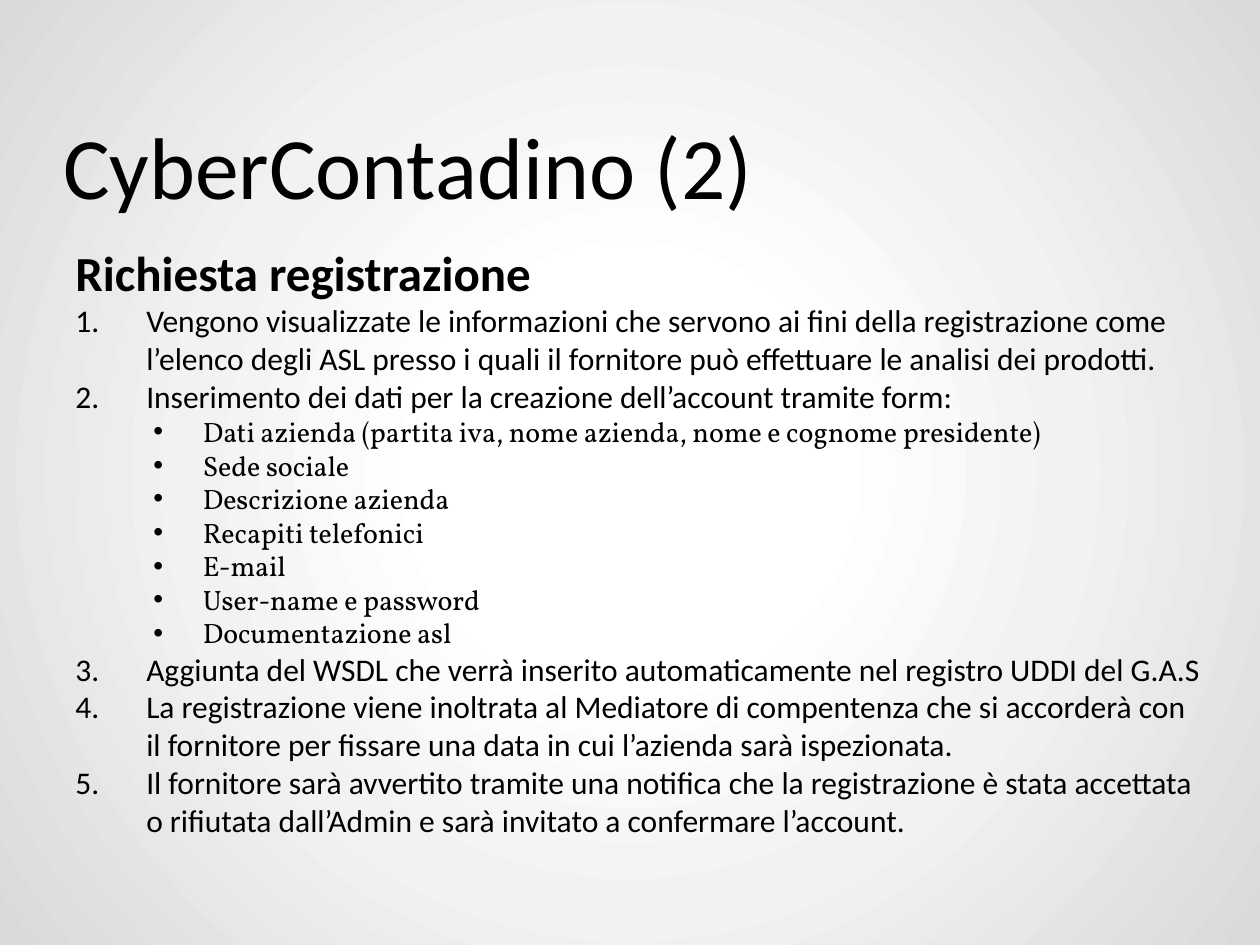
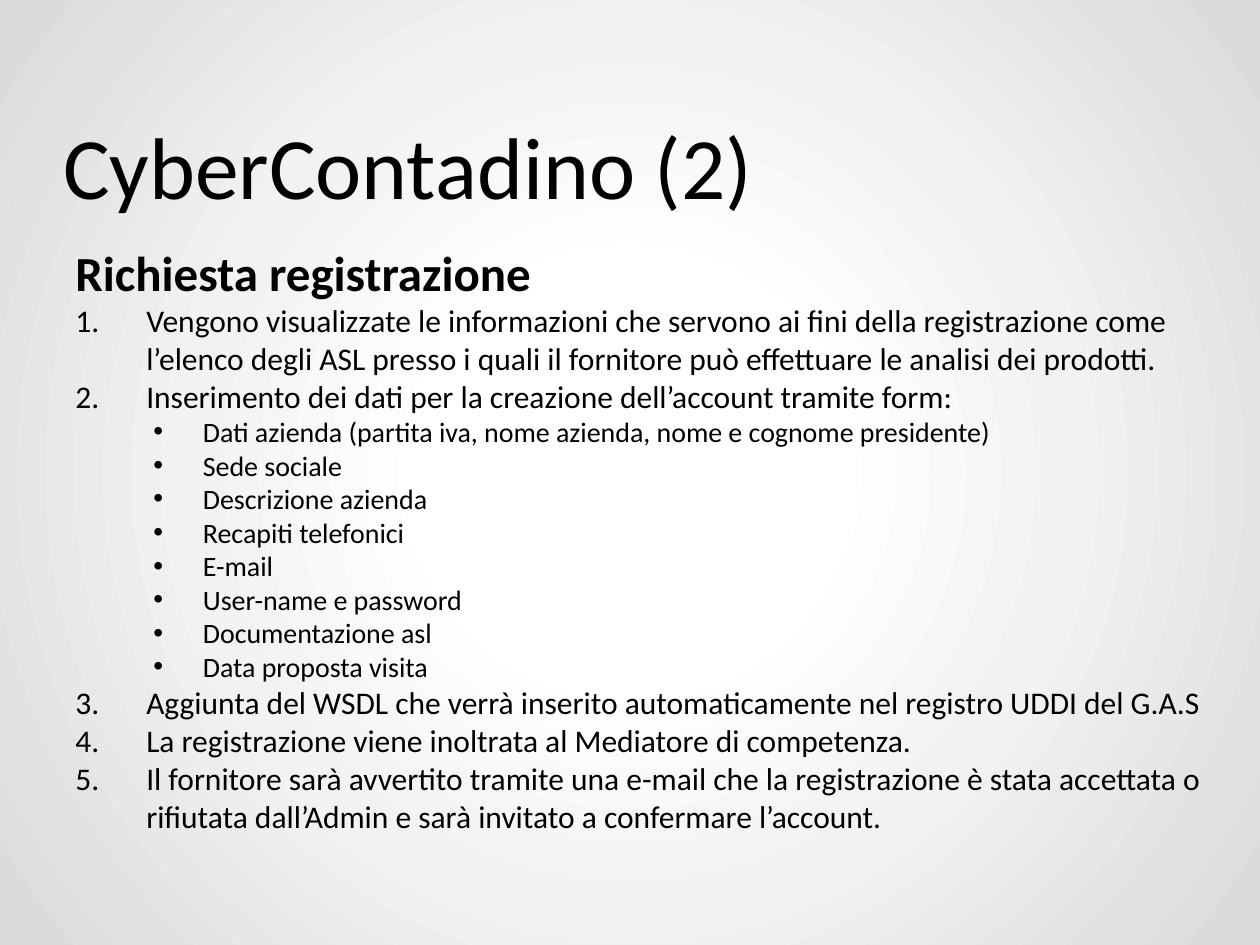
Before and after one commit to ZhangUranus/amicidelgas, a slide deck: slide 24 of SeamAmiciDelGas/risorse_gassose/presentazione_demo/SeamAmiciDelGas.pptx. Drawn at 1260x945 pixels with LibreOffice and Linux fonts; fonts in the diff are those of the drawing; background and template pictures are left out. Boxes give left, top, right and bottom in pixels: in the first picture for what was removed or moved away, otherwise in the second. Text is boxed around its words. In the diff, an @@ line names an element or a change of style, - is before the commit and + after.

```diff
--- a/SeamAmiciDelGas/risorse_gassose/presentazione_demo/SeamAmiciDelGas.pptx
+++ b/SeamAmiciDelGas/risorse_gassose/presentazione_demo/SeamAmiciDelGas.pptx
@@ text at box(203, 421, 990, 644): font Vollkorn to Calibri in "Dati azienda (partita iva, nome azienda, nome ...", "Sede sociale", "Descrizione azienda", "Recapiti telefonici" and 3 more places @@
@@ text at box(203, 657, 428, 682): paragraph added @@
+    • Data proposta visita
@@ text at box(146, 730, 1200, 829): text changed @@
-4. La registrazione viene inoltrata al Mediatore di compentenza che si accorderà con il fornitore per fissare una data in cui l’azienda sarà ispezionata.
-5. Il fornitore sarà avvertito tramite una notifica che la registrazione è stata accettata o rifiutata dall’Admin e sarà invitato a confermare l’account.
+4. La registrazione viene inoltrata al Mediatore di competenza.
+5. Il fornitore sarà avvertito tramite una e-mail che la registrazione è stata accettata o rifiutata dall’Admin e sarà invitato a confermare l’account.
```
Also in this commit, not shown: 16 other slides changed, 31 slides added, 2 slides removed.
